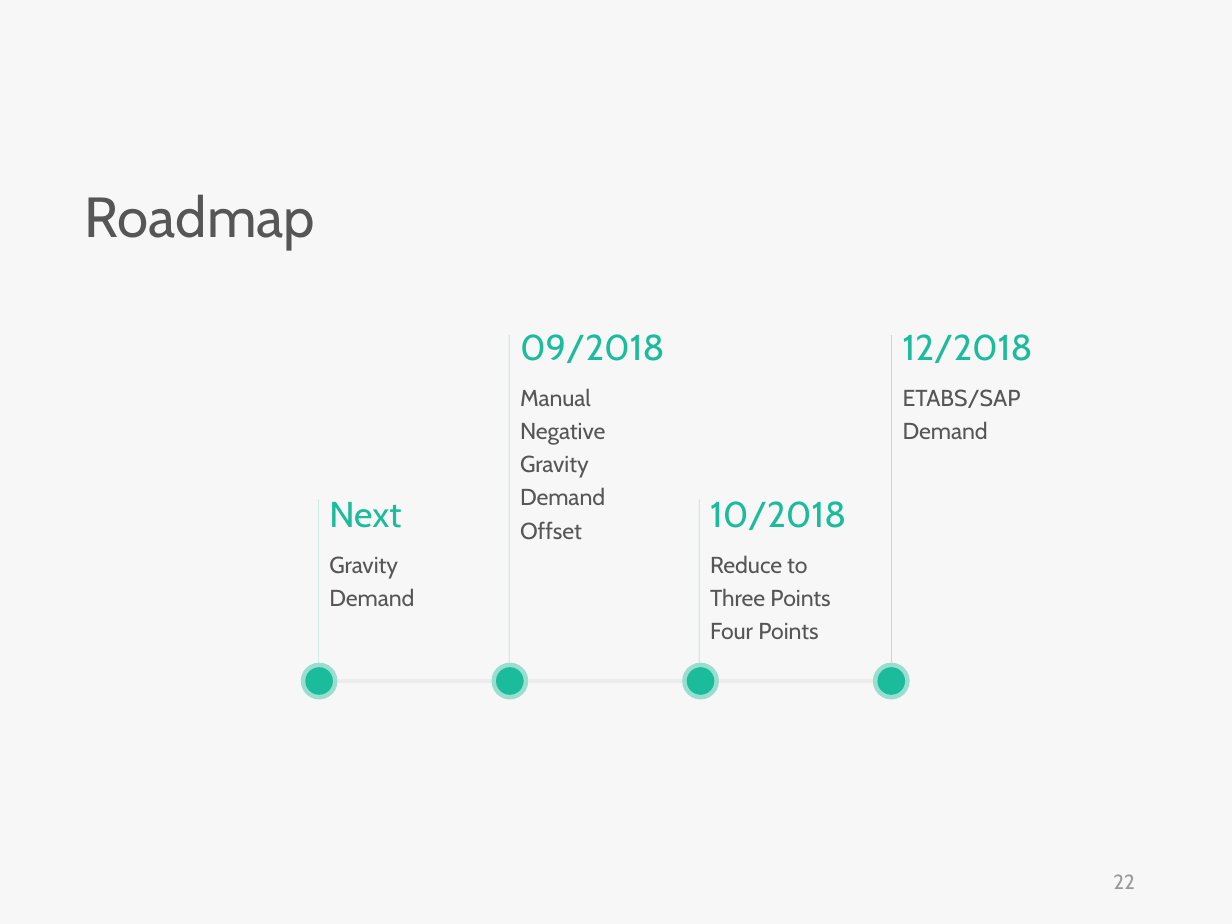
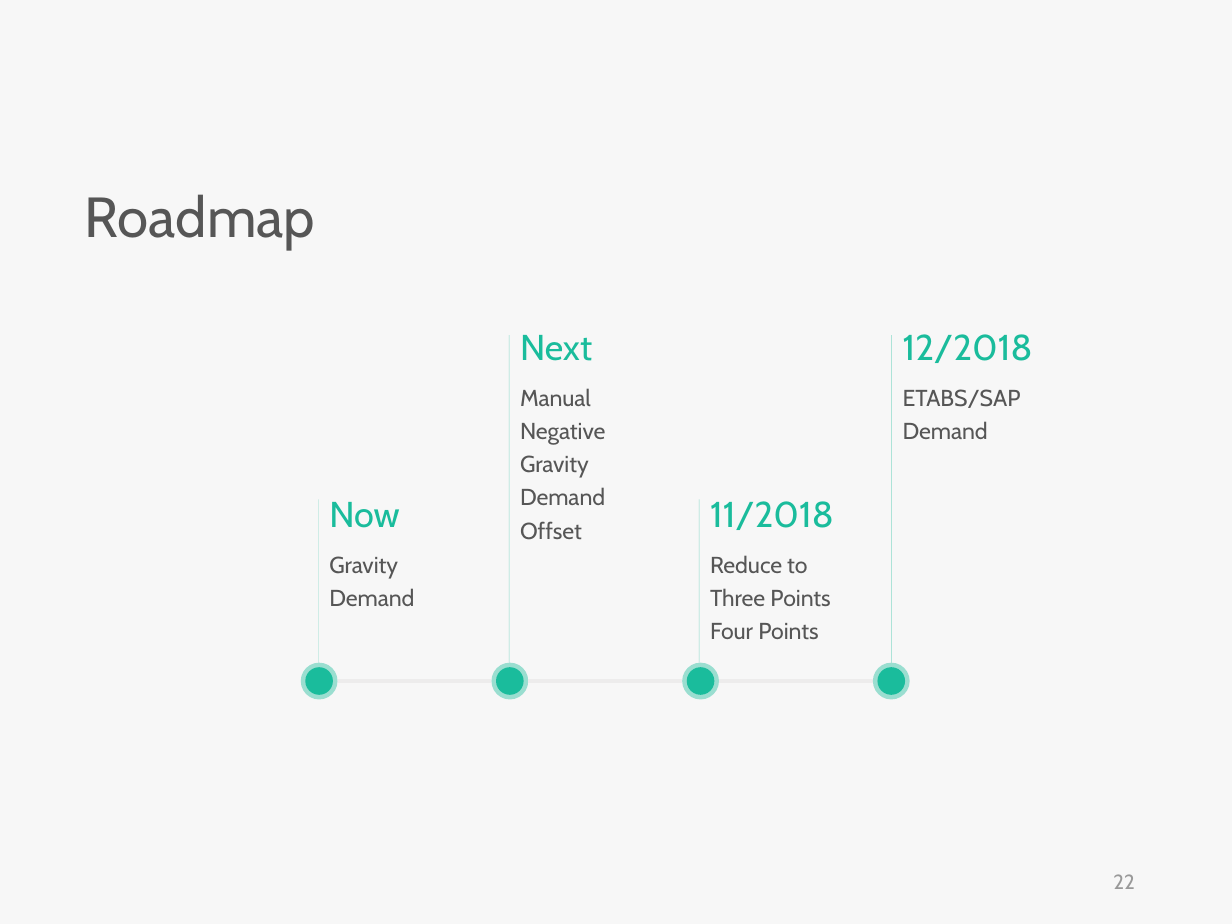
Before and after one commit to skyran1278/VbaProject, a slide deck: slide 22 of 20180126_SmartSplice/20180808_Meeting/SmartSplice.pptx. Drawn at 1232x924 pixels with LibreOffice and Linux fonts; fonts in the diff are those of the drawing. Boxes give left, top, right and bottom in pixels: in the first picture for what was removed or moved away, otherwise in the second. Text is boxed around its words. In the diff, an @@ line names an element or a change of style, - is before the commit and + after.

```diff
--- a/20180126_SmartSplice/20180808_Meeting/SmartSplice.pptx
+++ b/20180126_SmartSplice/20180808_Meeting/SmartSplice.pptx
@@ text at [520, 335, 592, 361]: text changed @@
-09/2018
+Next
@@ text at [329, 502, 399, 528]: text changed @@
-Next
+Now
@@ text at [710, 501, 834, 530]: text changed @@
-10/2018
+11/2018
```
Also in this commit, not shown: 3 other slides changed, 3 other files.
